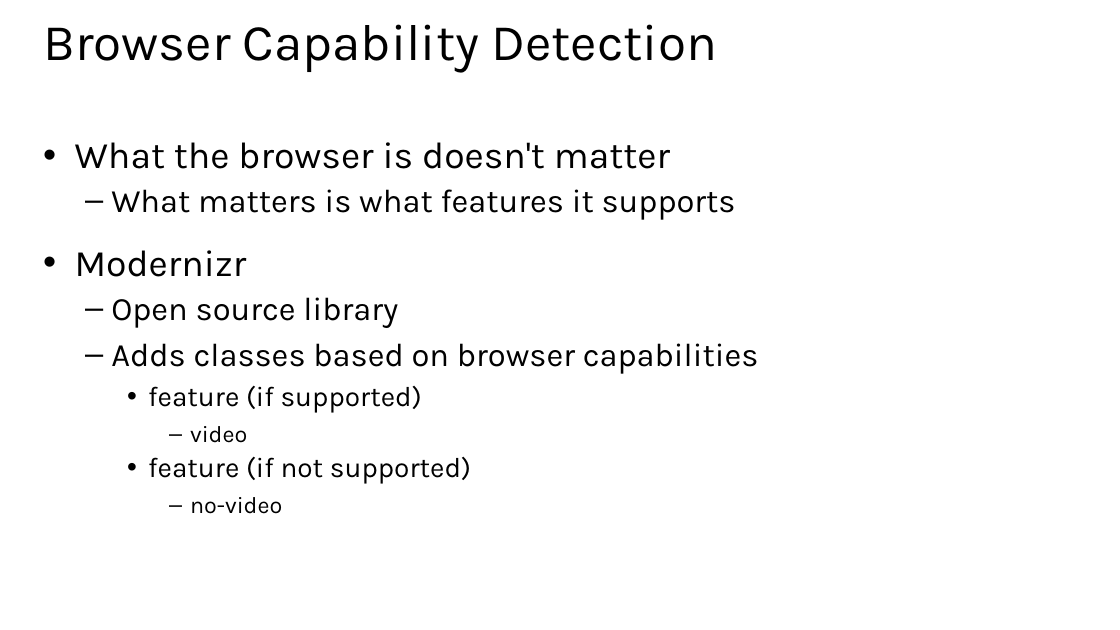
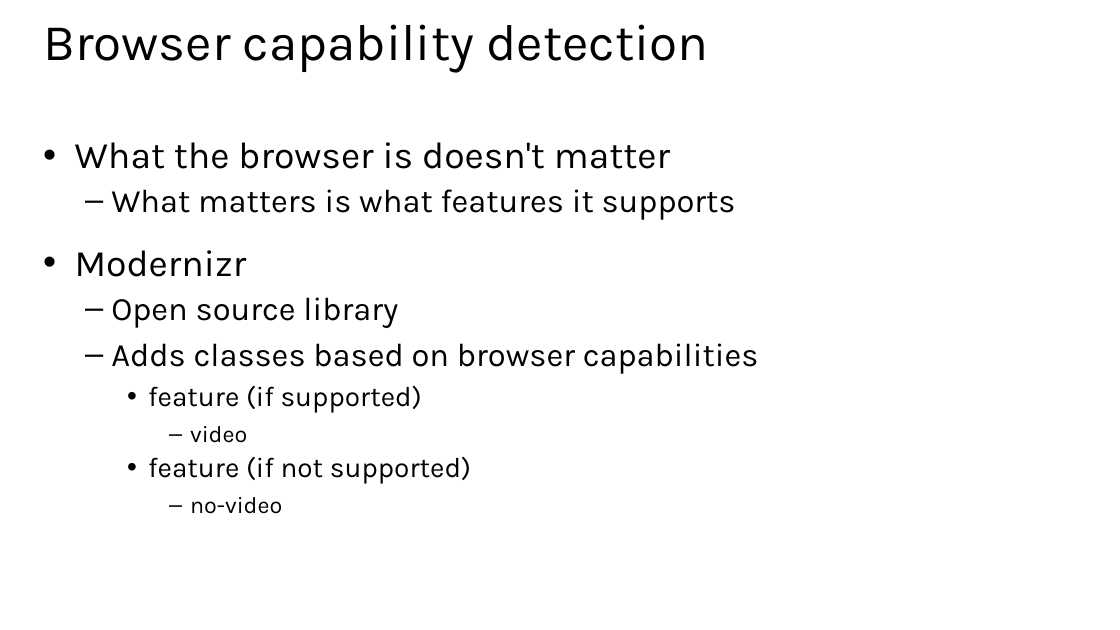
Before and after one commit to CharaD7/FrayedKnot, a slide deck: slide 8 of Slides/M2 Mobile UI.pptx. Drawn at 1120x630 pixels with LibreOffice and Linux fonts; fonts in the diff are those of the drawing. Boxes give left, top, right and bottom in pixels: in the first picture for what was removed or moved away, otherwise in the second. Text is boxed around its words. In the diff, an @@ line names an element or a change of style, - is before the commit and + after.

```diff
--- a/Slides/M2 Mobile UI.pptx
+++ b/Slides/M2 Mobile UI.pptx
@@ title at (43, 24, 708, 72): text changed @@
-Browser Capability Detection
+Browser capability detection
```
Also in this commit, not shown: 1 other file.
